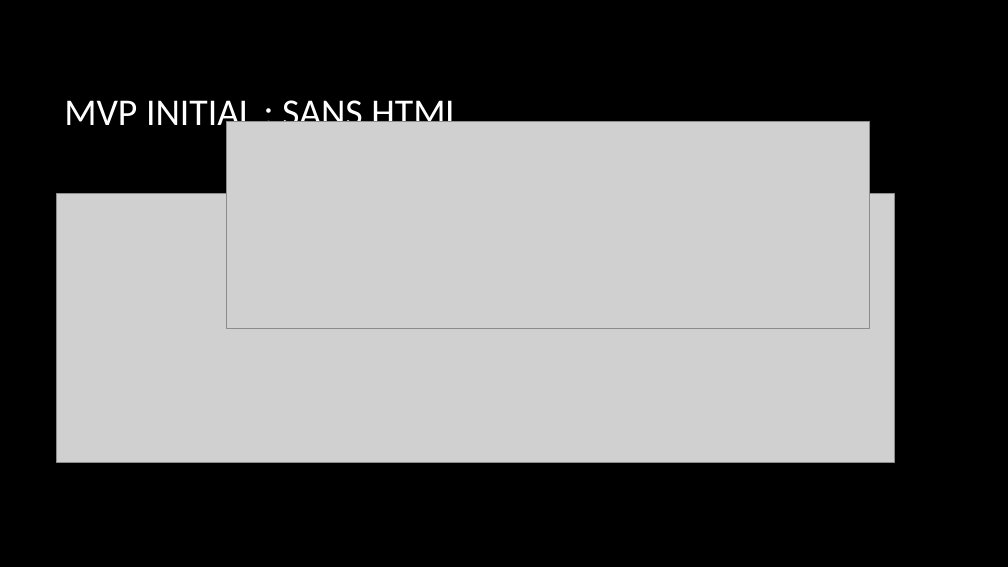
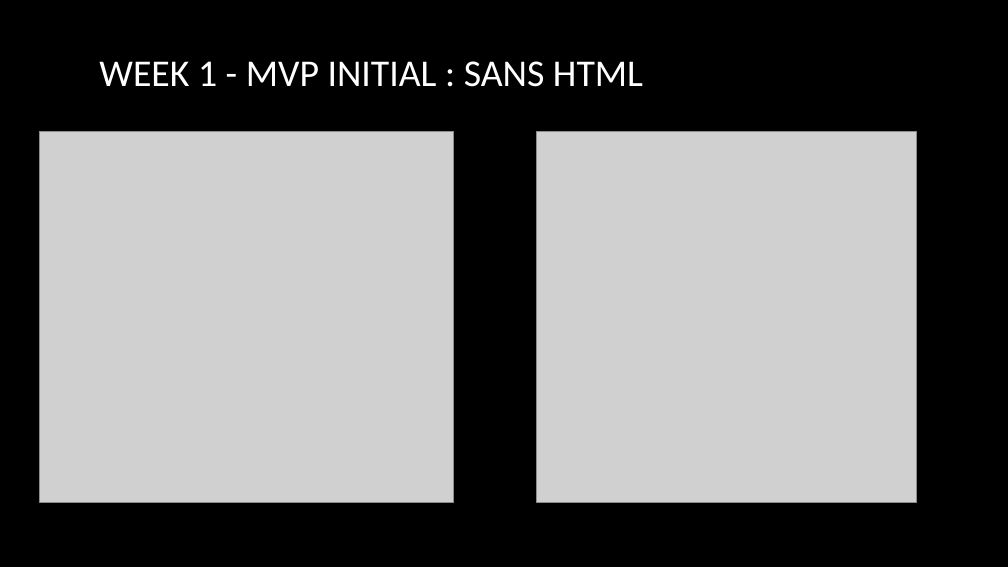
Before and after one commit to fus3r/FitnessArc, a slide deck: slide 11 of week1/saclay_local/WorkingDocs/presentation.pptx (slide 9 before the commit). Drawn at 1008x567 pixels with LibreOffice and Linux fonts; fonts in the diff are those of the drawing; grey boxes stand for pictures; background and template pictures are left out. Boxes give left, top, right and bottom in pixels: in the first picture for what was removed or moved away, otherwise in the second. Text is boxed around its words. In the diff, an @@ line names an element or a change of style, - is before the commit and + after.

Commit message:
[week1] Added images for Products

```diff
--- a/week1/saclay_local/WorkingDocs/presentation.pptx
+++ b/week1/saclay_local/WorkingDocs/presentation.pptx
@@ title at box(99, 61, 643, 87): text changed @@
-MVP INITIAL : SANS HTML
+WEEK 1 - MVP INITIAL : SANS HTML
@@ picture: place and size @@
-picture at box(57, 193, 895, 463)
+picture at box(40, 132, 454, 503)
@@ picture: place and size @@
-picture at box(227, 121, 870, 327)
+picture at box(537, 132, 917, 503)
```
Also in this commit, not shown: 9 slides added, 12 other files.
